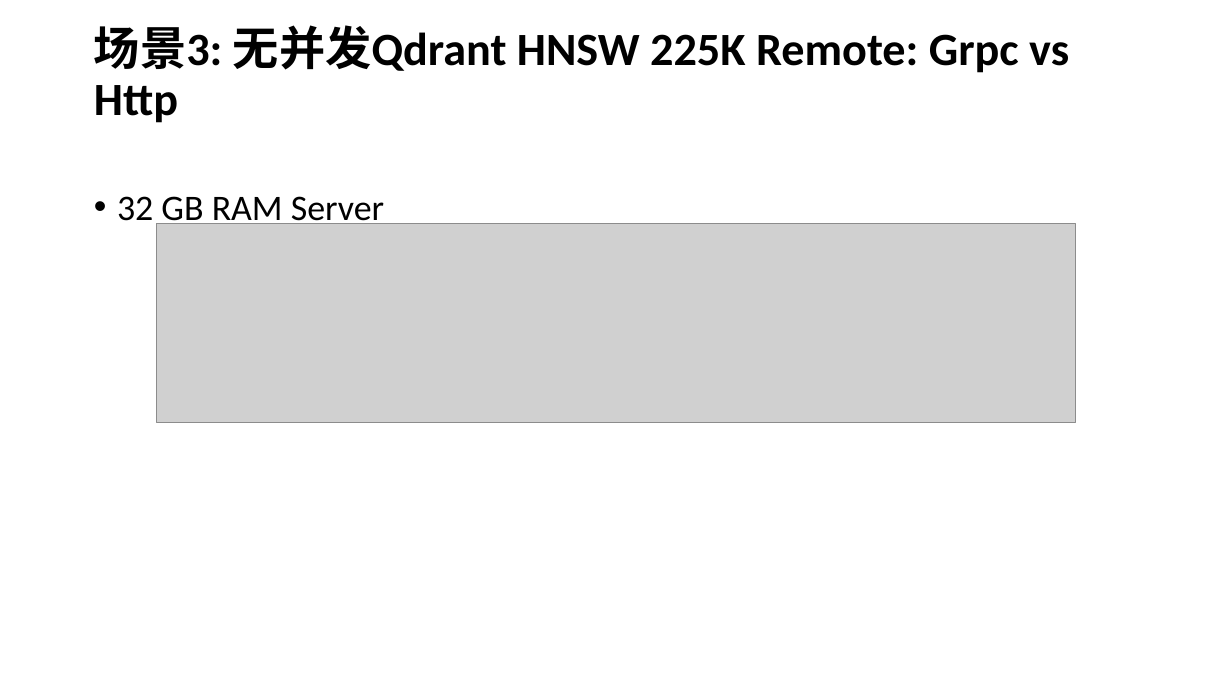
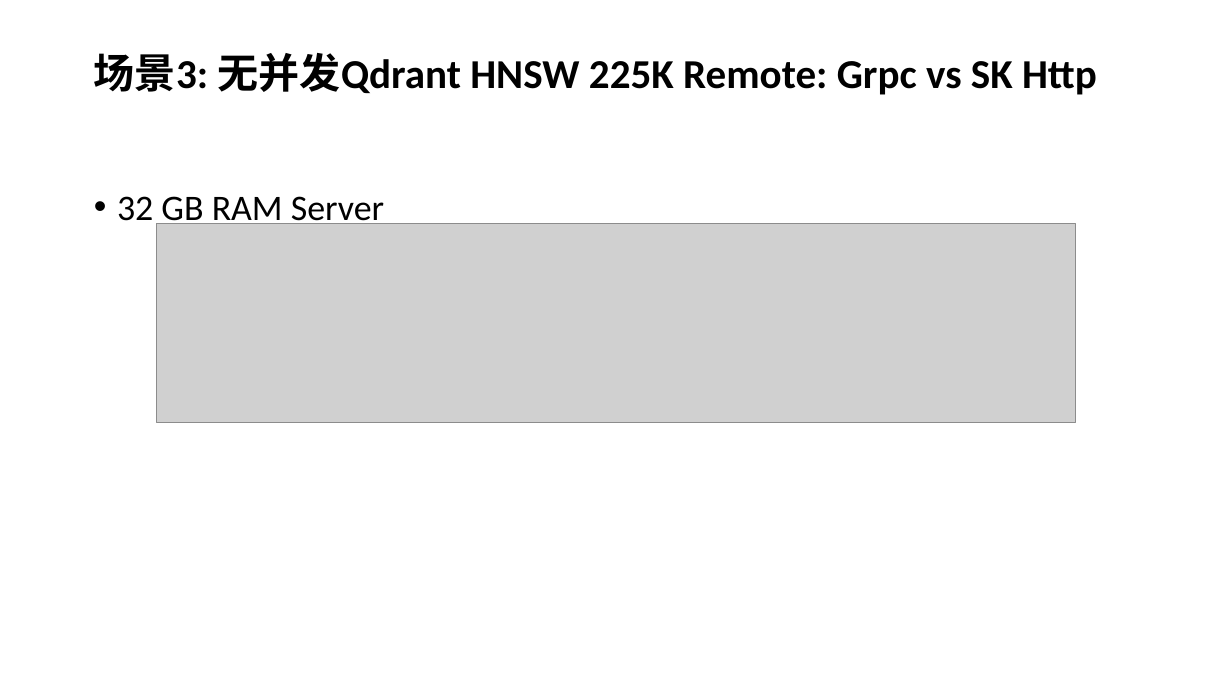
Before and after one commit to AwesomeYuer/PostgreSQL.PgVector.Performance, a slide deck: slide 16 of Vector.DataBases.And.Performance.Awesome.Yuer.pptx. Drawn at 1232x693 pixels with LibreOffice and Linux fonts; fonts in the diff are those of the drawing; grey boxes stand for pictures. Boxes give left, top, right and bottom in pixels: in the first picture for what was removed or moved away, otherwise in the second. Text is boxed around its words. In the diff, an @@ line names an element or a change of style, - is before the commit and + after.

```diff
--- a/Vector.DataBases.And.Performance.Awesome.Yuer.pptx
+++ b/Vector.DataBases.And.Performance.Awesome.Yuer.pptx
@@ title at <box>94,53,1097,95</box>: text changed; size 36 to 32 pt @@
-场景3: 无并发Qdrant HNSW 225K Remote: Grpc vs Http
+场景3: 无并发Qdrant HNSW 225K Remote: Grpc vs SK Http
```
Also in this commit, not shown: 2 other slides changed, 2 other files.
